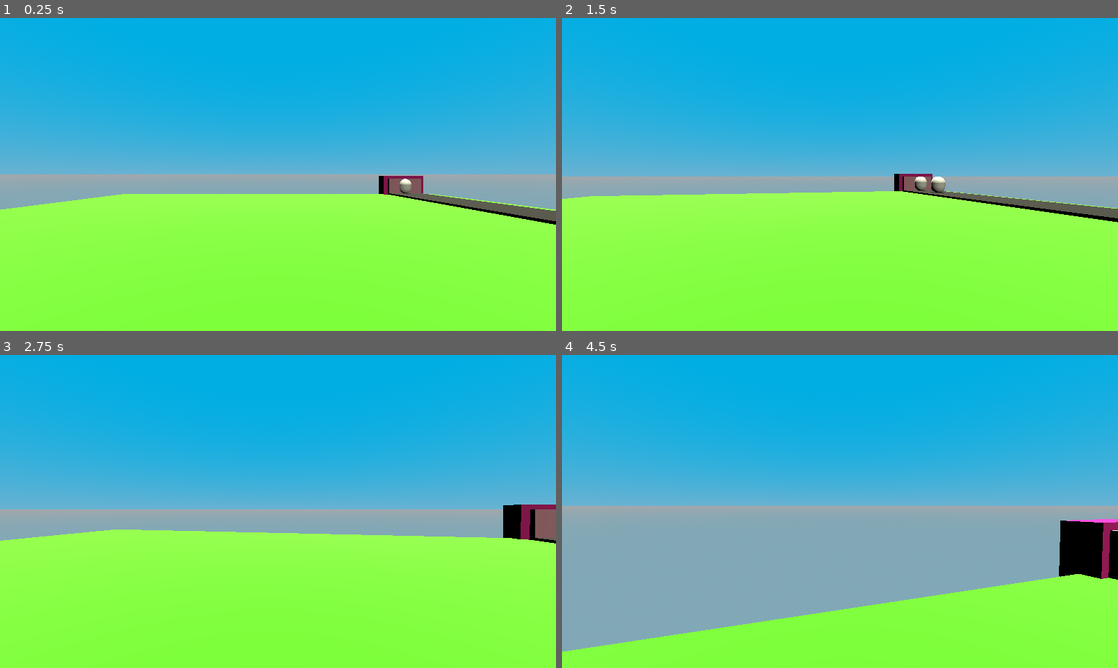
Above: before the commit, frames 1-4 (two rows, left to right).
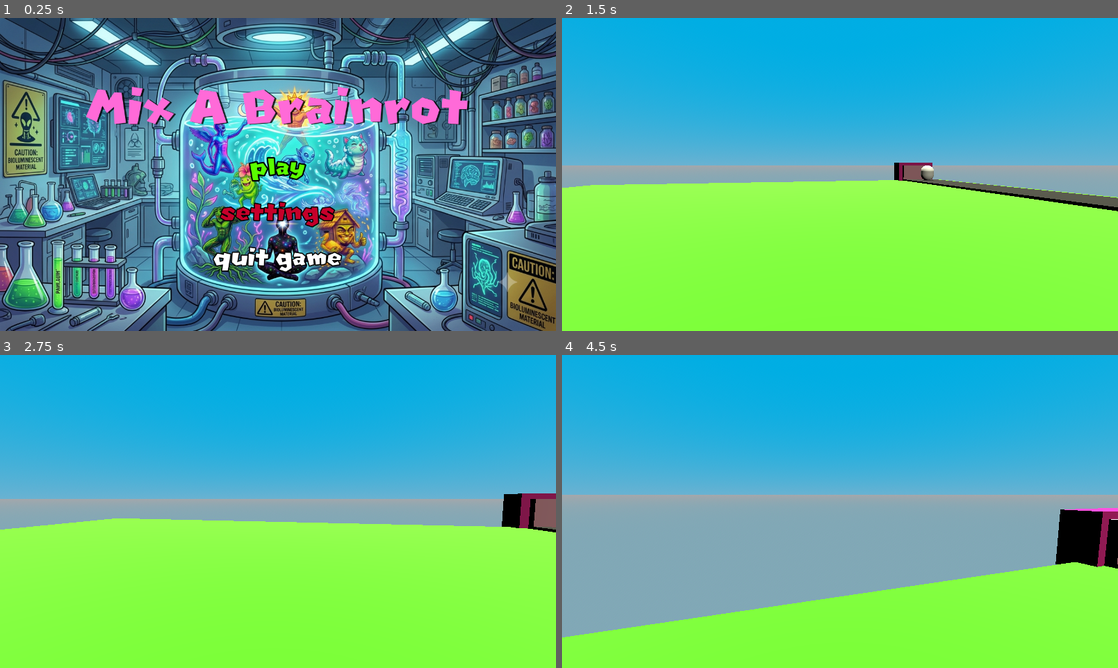
Above: after the commit, the same moments.

Repository: iloveparkjisung/Mix-A-Brainrot
Game: Godot game, scene res://sceneFile/main_menu.tscn
Two runs of this game, one before a commit and one after it. Both use one fixed random seed, a clock stepped at 60 frames per second and the inputs below. Before the commit the project starts from res://sceneFile/main_level.tscn.
Inputs (mouse positions are in pixels of both pictures, inside the frame that each line leads up to):
- Up to frame 1 (0.25 s): no input
- Up to frame 2 (1.5 s): click (840, 165) at 0.5 s, where only the run after the commit has a clickable "play"; move the mouse to (867, 174) at 1.27 s; hold W (move_forward) from 1.28 s (still down); tap E (interact) at 1.35 s
- Up to frame 3 (2.75 s): keep holding W (move_forward); tap Space (jump) at 1.52, 2.27 s; move the mouse to (250, 511) at 2.02 s; tap E (interact) at 2.1 s
- Up to frame 4 (4.5 s): keep holding W (move_forward); move the mouse to (851, 505) at 2.77 s; tap E (interact) at 2.85, 3.6, 4.35 s; move the mouse to (834, 517) at 3.52 s; tap Space (jump) at 3.77 s; move the mouse to (878, 514) at 4.27 s

The runs differ from the first frame. In frame 1, 99% of the frame differs, in the area x 0-100%, y 0-100%; in frame 2, 8.4%; in frame 3, 7.3%; in frame 4, 8.7%.

Commit message:
updated main menu
madded the main menu the first scene everyone sees when ran

Diff:
--- a/project.godot
+++ b/project.godot
@@ -11,7 +11,7 @@
 [application]
 
 config/name="Mix-A-Brainrot GameFile"
-run/main_scene="uid://b1hl2smofmehg"
+run/main_scene="uid://c7alf6jegur3"
 config/features=PackedStringArray("4.6", "Forward Plus")
 config/icon="res://icon.svg"
 
